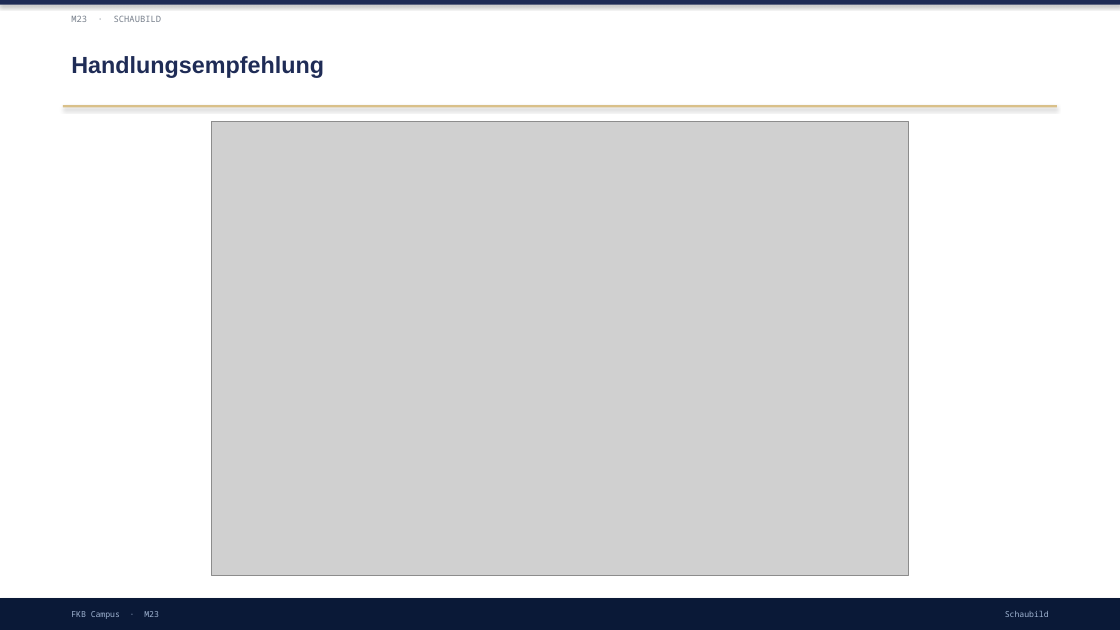
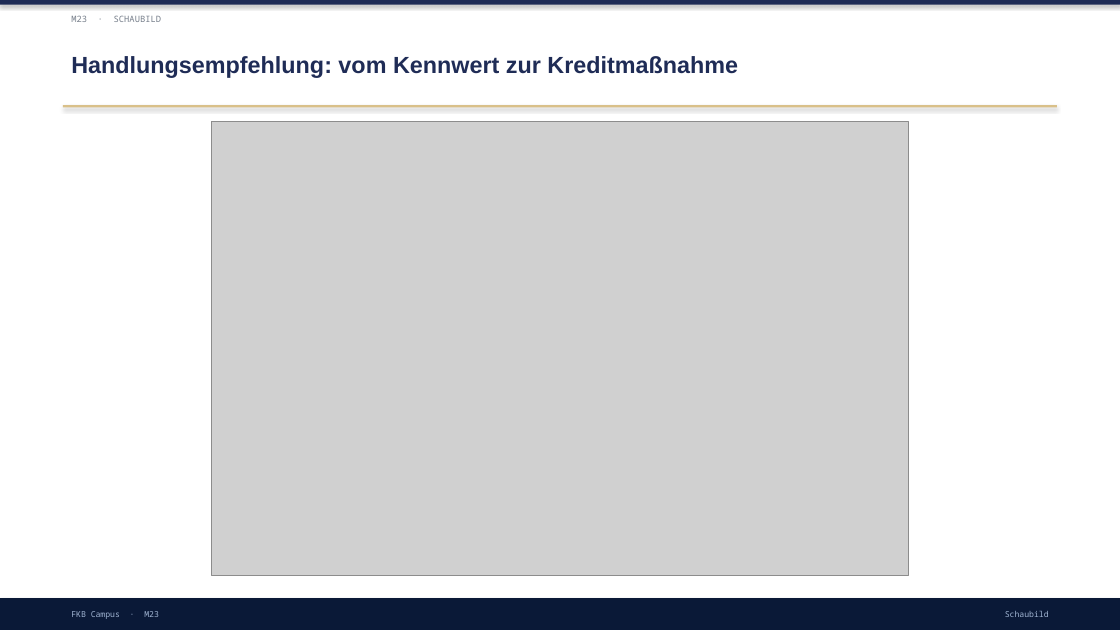
Before and after one commit to ck5rqc47pr-byte/firmenkundenakademie-online, a slide deck: slide 23 of protected-downloads/praesentation/M23.pptx (slide 8 before the commit). Drawn at 1120x630 pixels with LibreOffice and Linux fonts; fonts in the diff are those of the drawing; grey boxes stand for pictures. Boxes give left, top, right and bottom in pixels: in the first picture for what was removed or moved away, otherwise in the second. Text is boxed around its words. In the diff, an @@ line names an element or a change of style, - is before the commit and + after.

```diff
--- a/protected-downloads/praesentation/M23.pptx
+++ b/protected-downloads/praesentation/M23.pptx
@@ text at box(71, 56, 738, 78): text changed @@
-Handlungsempfehlung
+Handlungsempfehlung: vom Kennwert zur Kreditmaßnahme
```
Also in this commit, not shown: 3 other slides changed, 17 slides added, 1 other file.
